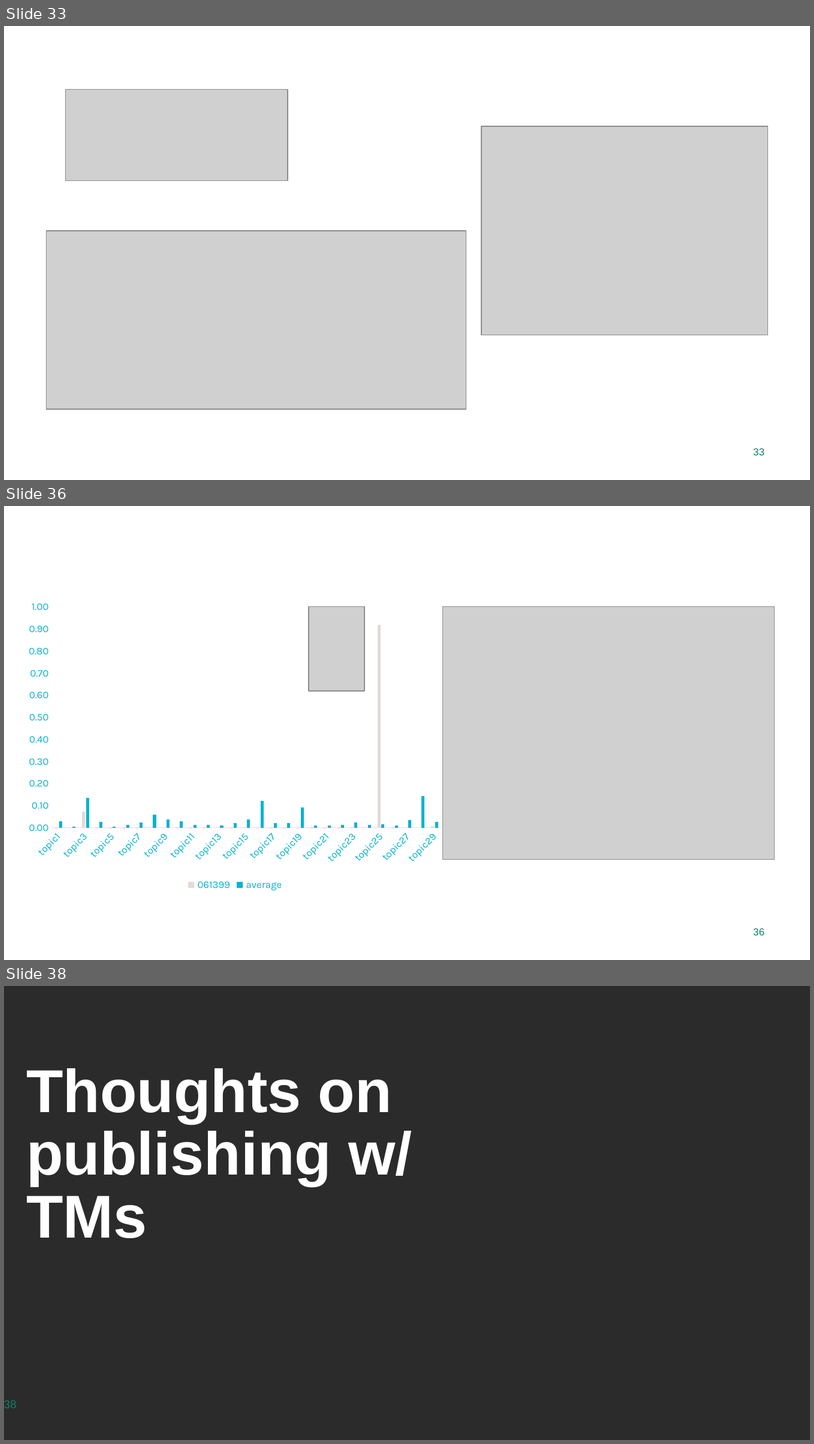
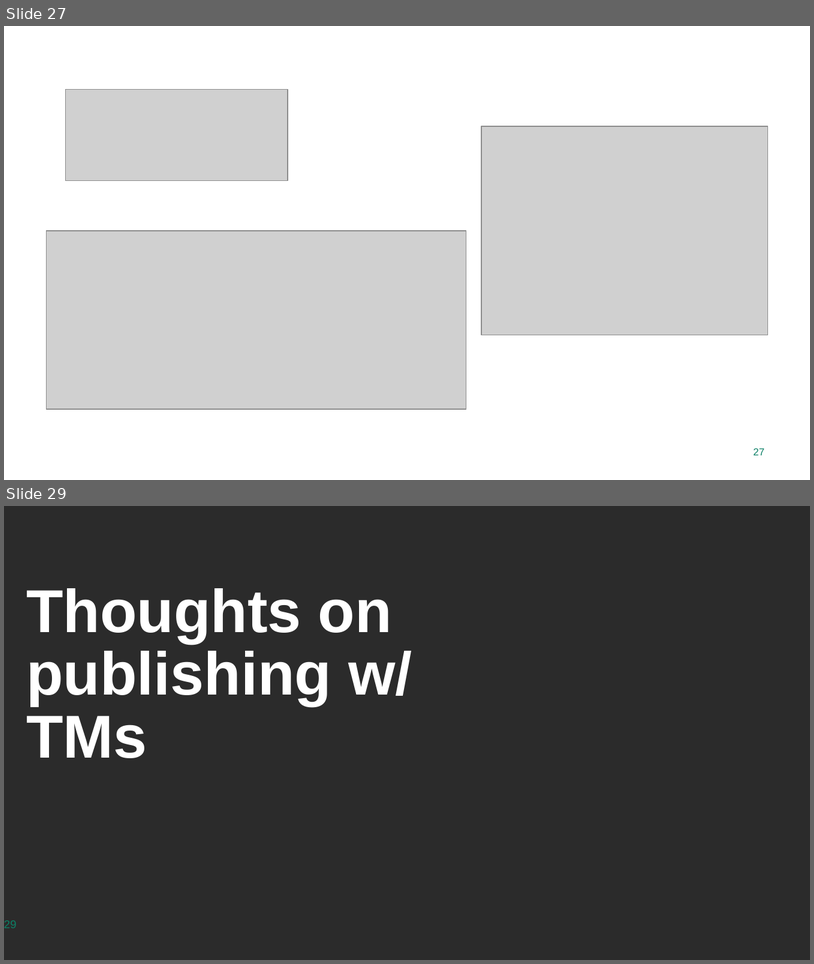
Before and after one commit to RFJHaans/SMS_2022_topicmodeling, a slide deck: Topic modeling workshop.pptx. Shown one above the other, each under a label of ours: slides 33, 36 and 38 before the commit, slides 27 and 29 after it; the slides between them are not shown. The pictures are 814x1444 and 814x964 pixels, drawn with LibreOffice and Linux fonts; fonts in the diff are those of the drawing; grey boxes stand for pictures; background and template pictures are left out; a plain dark background stands for a picture behind light text. Boxes give left, top, right and bottom in pixels: in the first picture for what was removed or moved away, otherwise in the second. Text is boxed around its words. In the diff, an @@ line names an element or a change of style, - is before the commit and + after.

```diff
--- a/Topic modeling workshop.pptx
+++ b/Topic modeling workshop.pptx
@@ slide 36 removed at (4, 506, 810, 960), background #FFFFFF @@
@@ column chart removed at (20, 595, 450, 894) @@
-categories: topic1, topic2, topic3, topic4, topic5, topic6, topic7, topic8, topic9, topic10, topic11, topic12, topic13, topic14, topic15, topic16, topic17, topic18, topic19, topic20, topic21, topic22, topic23, topic24, topic25, topic26, topic27, topic28, topic29
-061399: 0, 0, 0.07, 0, 0, 0, 0, 0, 0, 0, 0, 0, 0, 0, 0, 0, 0, 0, 0, 0, 0, 0, 0, 0, 0.92, 0, 0, 0, 0.01
-average: 0.03, 0, 0.13, 0.03, 0, 0.01, 0.02, 0.06, 0.04, 0.03, 0.01, 0.01, 0.01, 0.02, 0.04, 0.12, 0.02, 0.02, 0.09, 0.01, 0.01, 0.01, 0.02, 0.01, 0.01, 0.01, 0.03, 0.14, 0.03
@@ picture removed at (309, 606, 365, 691) @@
@@ picture removed at (443, 606, 775, 859) @@
@@ page number removed at (753, 928, 765, 935) @@
-36
@@ what was slide 33 is now slide 27 @@
@@ page number at (753, 448, 765, 455): text changed @@
-33
+27
@@ what was slide 38 is now slide 29 @@
@@ page number at (4, 920, 17, 928): text changed @@
-38
+29
```
Also in this commit, not shown: 7 slides changed, 3 slides added, 9 other slides removed.
